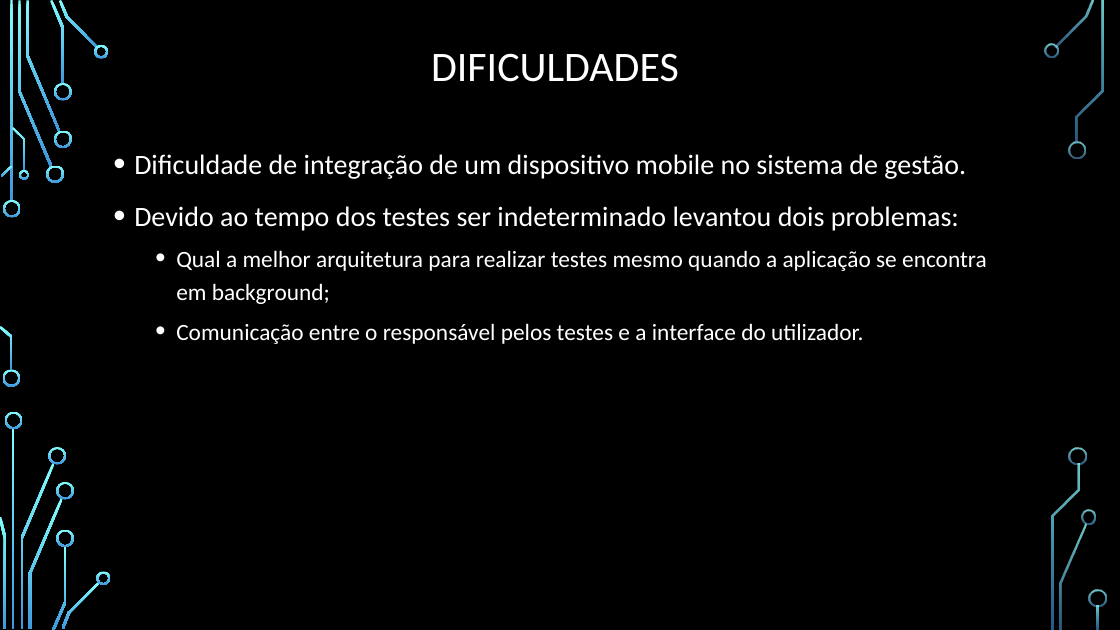
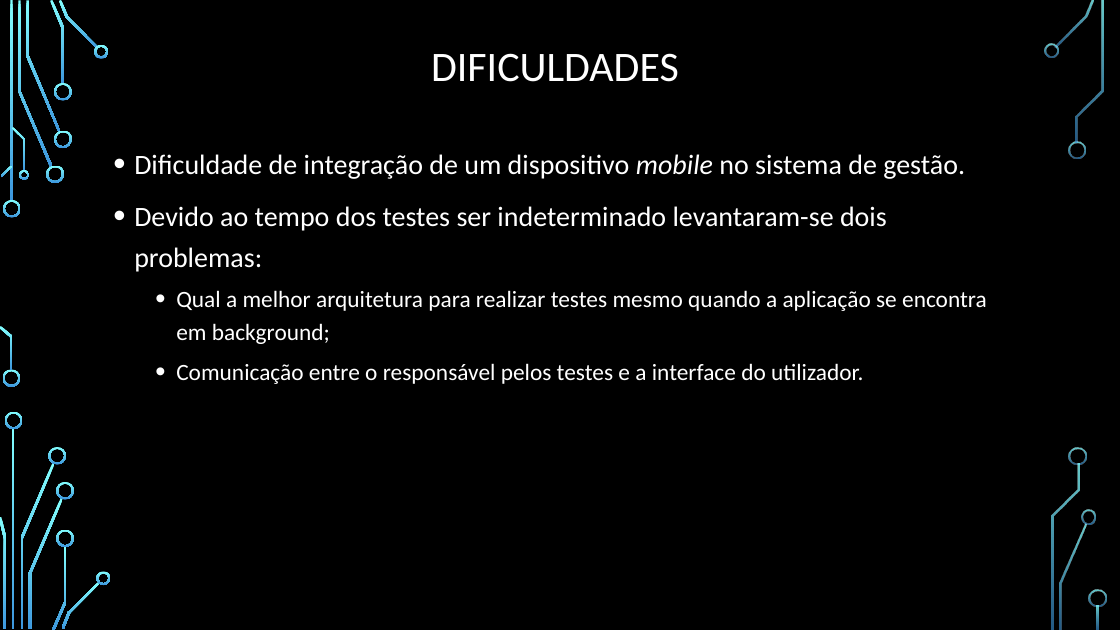
Before and after one commit to RicardoSilvaRCS/5G-QOS, a slide deck: slide 8 of Reports/Apresentação Progresso.pptx. Drawn at 1120x630 pixels with LibreOffice and Linux fonts; fonts in the diff are those of the drawing; background and template pictures are left out. Boxes give left, top, right and bottom in pixels: in the first picture for what was removed or moved away, otherwise in the second. Text is boxed around its words. In the diff, an @@ line names an element or a change of style, - is before the commit and + after.

```diff
--- a/Reports/Apresentação Progresso.pptx
+++ b/Reports/Apresentação Progresso.pptx
@@ text at [134,154,965,179]: italic on in "mobile" @@
@@ text at [134,206,887,272]: text changed @@
-• Devido ao tempo dos testes ser indeterminado levantou dois problemas:
+• Devido ao tempo dos testes ser indeterminado levantaram-se dois problemas:
```
Also in this commit, not shown: 5 other slides changed, 7 other files.
